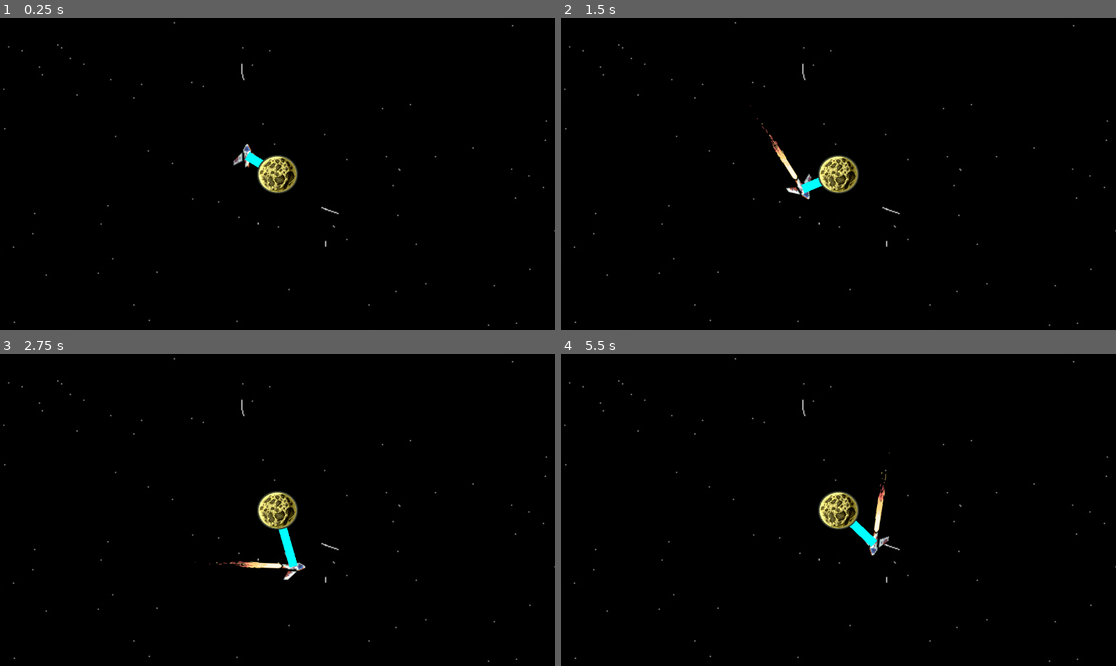
Above: before the commit, frames 1-4 (two rows, left to right).
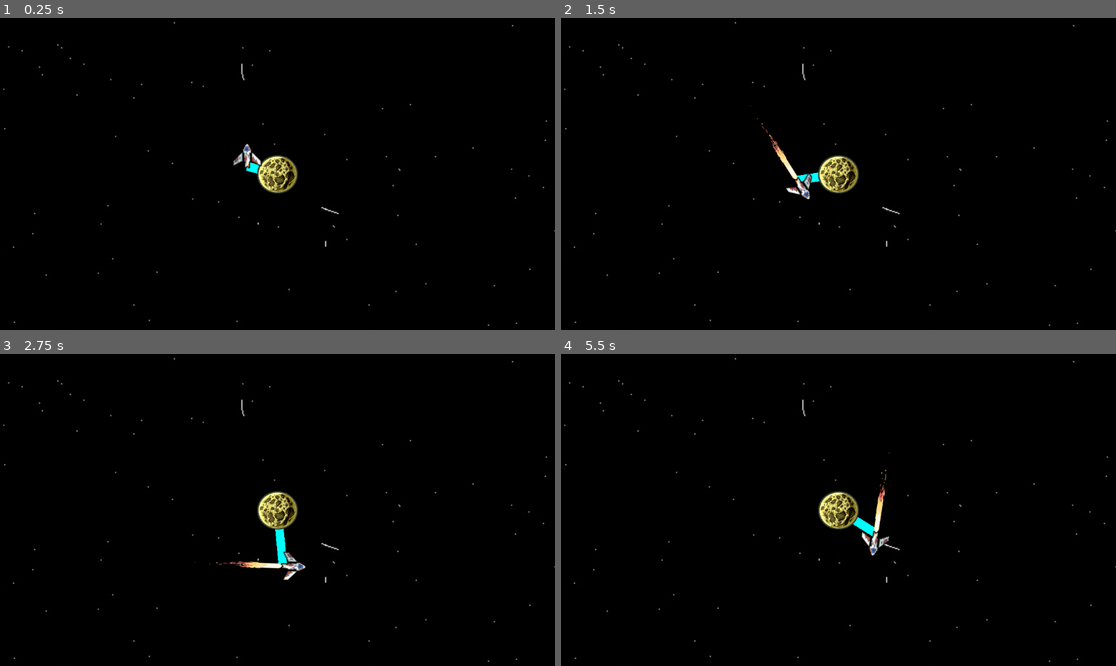
Above: after the commit, the same moments.

Repository: Fila2224/bounce-back
Game: Godot game, scene res://scenes/main_scene.tscn
Two runs of this game, one before a commit and one after it. Both use one fixed random seed, a clock stepped at 60 frames per second and the inputs below.
Inputs:
- Up to frame 1 (0.25 s): no input
- Up to frame 2 (1.5 s): hold D (right) 0.53-1.28 s; hold S (down) from 1.28 s (still down)
- Up to frame 3 (2.75 s): release S (down) at 2.03 s; hold D (right) from 2.03 s (still down)
- Up to frame 4 (5.5 s): release D (right) at 2.78 s; hold Up (up) 2.78-3.53 s; hold Left (left) 3.53-5.03 s; hold S (down) from 5.03 s (still down)

The runs differ from the first frame. In frame 1, 0.1% of the frame differs, in the area x 44-48%, y 42-50%; in frame 2, 0.2%; in frame 3, 0.3%, in the area x 49-54%, y 55-69%; in frame 4, 0.2%.

Commit message:
rocket fixed

Diff:
--- a/scenes/main_scene.tscn
+++ b/scenes/main_scene.tscn
@@ -7,18 +7,6 @@
 
 [node name="main_scene" type="Node2D" unique_id=1618909244]
 
-[node name="background" type="Sprite2D" parent="." unique_id=1060022089]
-z_index = -10
-texture = ExtResource("1_0f027")
-
-[node name="rocket" parent="." unique_id=517996678 node_paths=PackedStringArray("planet") instance=ExtResource("3_7ykc4")]
-position = Vector2(-358, -40)
-planet = NodePath("../moon-center")
-
-[node name="Line2D" type="Line2D" parent="." unique_id=665155692 groups=["line"]]
-default_color = Color(0, 1, 1, 1)
-script = ExtResource("4_pu3yx")
-
 [node name="moon-center" parent="." unique_id=865734755 instance=ExtResource("2_pw63i")]
 position = Vector2(-356, 0)
 scale = Vector2(0.3984375, 0.375)
@@ -27,3 +15,16 @@
 position = Vector2(0, 2.3841858e-07)
 scale = Vector2(2.509804, 2.6666667)
 zoom = Vector2(2, 2)
+
+[node name="rocket" parent="." unique_id=517996678 node_paths=PackedStringArray("planet") instance=ExtResource("3_7ykc4")]
+position = Vector2(-358, -40)
+planet = NodePath("../moon-center")
+
+[node name="background" type="Sprite2D" parent="." unique_id=1060022089]
+z_index = -10
+texture = ExtResource("1_0f027")
+
+[node name="Line2D" type="Line2D" parent="." unique_id=665155692 groups=["line"]]
+z_index = -5
+default_color = Color(0, 1, 1, 1)
+script = ExtResource("4_pu3yx")
--- a/scripts/line_2d.gd
+++ b/scripts/line_2d.gd
@@ -1,16 +1,23 @@
 extends Line2D
 
 @onready var rocket: CharacterBody2D = $"../rocket"
-@onready var moon_center: Sprite2D = $"../moon-center"
+@onready var moon_center: Node2D = $"../moon-center"
 
 func _ready() -> void:
 	pass
 
-func _process(_delta):
+func _process(_delta: float) -> void:
 	clear_points()
 	if rocket and moon_center:
-		add_point(rocket.position)
-		add_point(moon_center.position)
-		var length = points[0].distance_to(points[1])
+		# Pokud má raketa konektor, navážeme lano na něj, jinak na střed rakety
+		var rocket_point: Vector2 = rocket.global_position
+		if rocket.has_node("connector"):
+			rocket_point = rocket.get_node("connector").global_position
+
+		# Přidání bodů převedených do lokálních souřadnic Line2D
+		add_point(to_local(rocket_point))
+		add_point(to_local(moon_center.global_position))
+
+		var length := points[0].distance_to(points[1])
 		# Tloušťka lana se zmenšuje se vzdáleností, minimálně na 1 px
 		width = maxf(1.0, 10.0 - length / 50.0)
